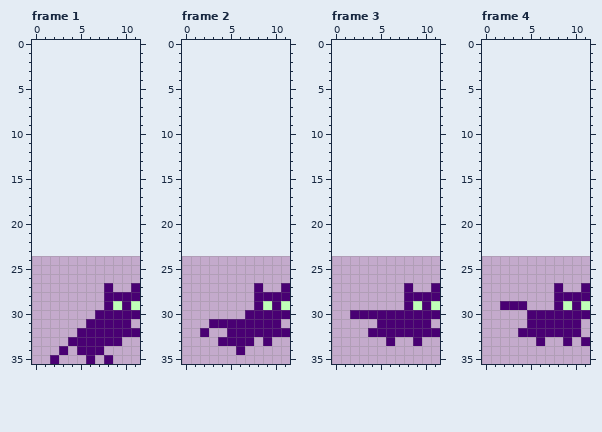
Two states of a pixel-art file, sprites/cat-jump.ase. This is how it looked before the edit.
12x12 pixels, 6 frames. Shown: frame 1, frame 2, frame 3, frame 4. The old version is drawn lined up with the new one, on the new canvas. The commit also changed other frames, which this record leaves out.
And afterwards:
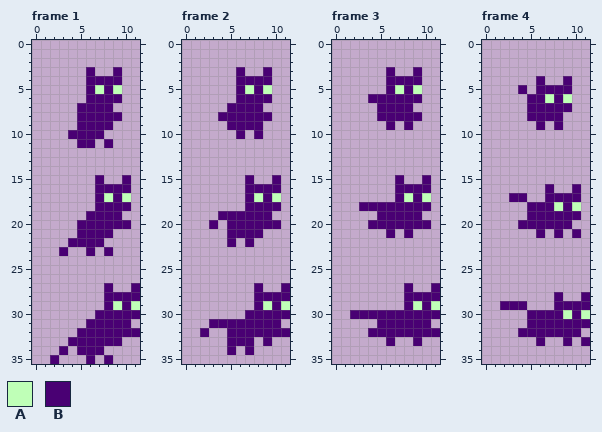
Palette (. is transparent): A #bfffb7  B #490073
Change:
canvas 12x12 -> 12x36, the old top-left corner now at 0,24
Frame 1:
Colour A now appears in row 5 at x 7 and 9; in row 17 at x 8 and 10.
Colour B now appears in row 3 at x 6 and 9; in row 4 at x 6 to 9; in row 5 at x 6 and 8; in row 6 at x 6 to 9; in row 7 at x 5 to 8; in row 8 at x 5 to 9.
Colour B now appears in row 9 at x 5 to 8; in row 10 at x 4 to 7; in row 11 at x 5 to 6 and 8; in row 15 at x 7 and 10; in row 16 at x 7 to 10; in row 17 at x 7 and 9.
Colour B now appears in row 18 at x 7 to 10; in row 19 at x 6 to 9; in row 20 at x 5 to 10; in row 21 at x 5 to 8; in row 22 at x 4 to 7; in row 23 at x 3, 6 and 8.
Frame 2:
Colour A now appears in row 5 at x 7 and 9; in row 17 at x 8 and 10.
Colour B now appears in row 3 at x 6 and 9; in row 4 at x 6 to 9; in row 5 at x 6 and 8; in row 6 at x 6 to 9; in row 7 at x 5 to 8; in row 8 at x 4 to 9.
Colour B now appears in row 9 at x 5 to 8; in row 10 at x 6 and 8; in row 15 at x 7 and 10; in row 16 at x 7 to 10; in row 17 at x 7 and 9; in row 18 at x 7 to 10.
Colour B now appears in row 19 at x 4 to 9; in row 20 at x 3 and 5 to 10; in row 21 at x 5 to 8; in row 22 at x 5 and 7; in row 34 at x 5 and 7.
The author cleared colour B in row 33 at x 4; in row 34 at x 6.
Frame 3:
Colour A now appears in row 5 at x 7 and 9; in row 17 at x 8 and 10.
Colour B now appears in row 3 at x 6 and 9; in row 4 at x 6 to 9; in row 5 at x 6 and 8; in row 6 at x 4 to 9; in row 7 at x 5 to 8; in row 8 at x 5 to 9.
Colour B now appears in row 9 at x 6 and 8; in row 15 at x 7 and 10; in row 16 at x 7 to 10; in row 17 at x 7 and 9; in row 18 at x 3 to 10; in row 19 at x 5 to 9.
Colour B now appears in row 20 at x 4 to 10; in row 21 at x 6 and 8.
Frame 4:
Colour A now appears in row 6 at x 7 and 9; in row 18 at x 8 and 10.
The author changed colour B to colour A in row 30 at x 9 and 11.
Colour B now appears in row 4 at x 6 and 9; in row 5 at x 4 and 6 to 9; in row 6 at x 5 to 6 and 8; in row 7 at x 5 to 9; in row 8 at x 5 to 8; in row 9 at x 6 and 8.
Colour B now appears in row 16 at x 7 and 10; in row 17 at x 3 to 4 and 7 to 10; in row 18 at x 5 to 7 and 9; in row 19 at x 5 to 10; in row 20 at x 4 to 9; in row 21 at x 6, 8 and 10.
Colour B now appears in row 31 at x 11.
The author changed colour A to colour B in row 29 at x 9 and 11.
The author cleared colour B in row 27 at x 8 and 11; in row 28 at x 9 to 10.
